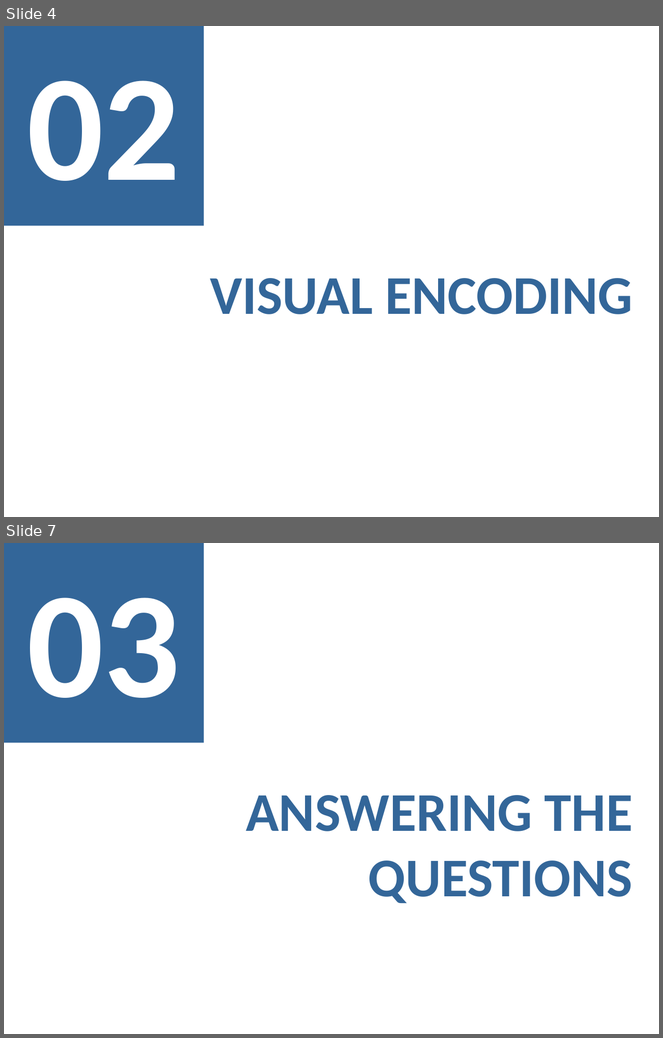
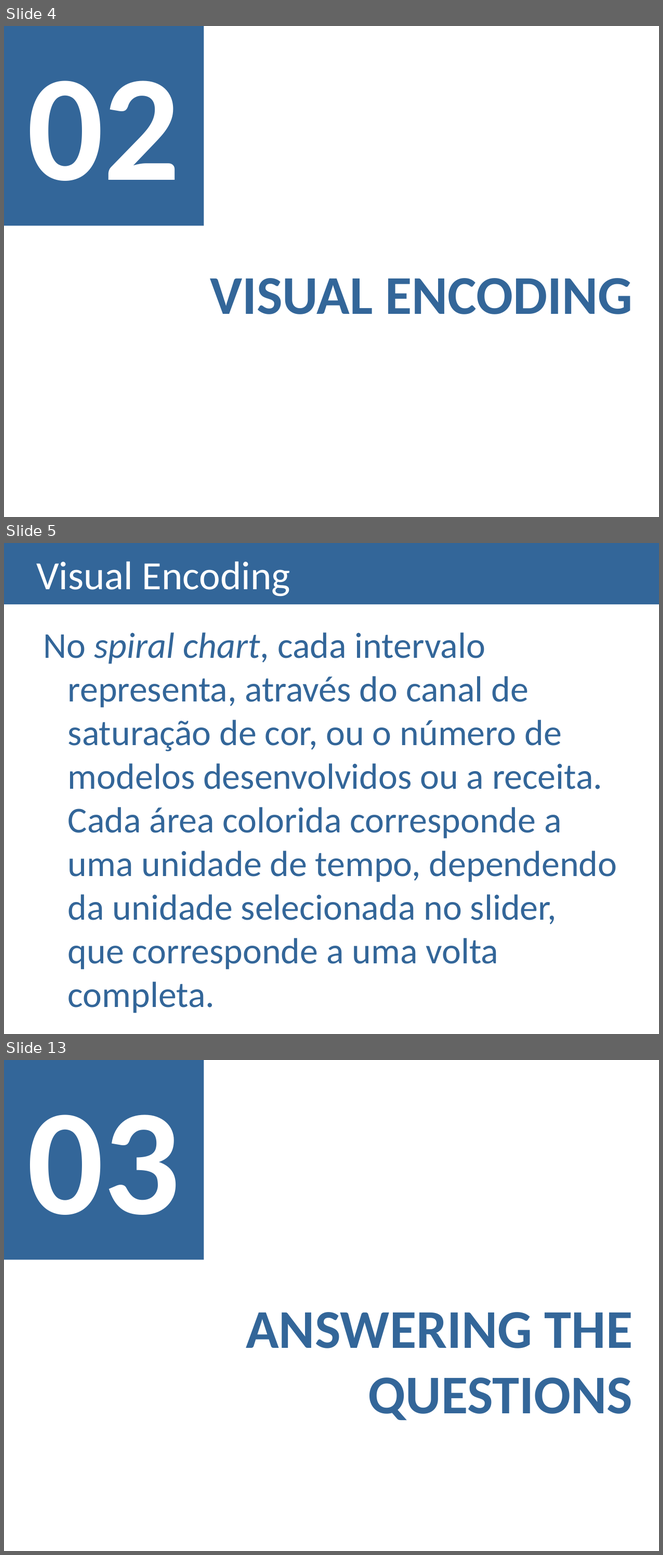
Before and after one commit to isabelSoares/IV-2021, a slide deck: Checkpoints Outline/Checkpoint 3/Checkpoint 3 - G16.pptx. Shown one above the other, each under a label of ours: slides 4 and 7 before the commit, slides 4, 5 and 13 after it; the slides between them are not shown. The pictures are 663x1038 and 663x1555 pixels, drawn with LibreOffice and Linux fonts; fonts in the diff are those of the drawing. Boxes give left, top, right and bottom in pixels: in the first picture for what was removed or moved away, otherwise in the second. Text is boxed around its words. In the diff, an @@ line names an element or a change of style, - is before the commit and + after.

```diff
--- a/Checkpoints Outline/Checkpoint 3/Checkpoint 3 - G16.pptx
+++ b/Checkpoints Outline/Checkpoint 3/Checkpoint 3 - G16.pptx
@@ slide 5 added at (x1=4, y1=543, x2=659, y2=1034), background #FFFFFF @@
@@ title added at (x1=4, y1=543, x2=659, y2=604), fill #336699, 44 pt, text #FFFFFF @@
+Visual Encoding
@@ text added at (x1=44, y1=632, x2=618, y2=970), 40 pt, text #336699 @@
+No spiral chart, cada intervalo representa, através do canal de saturação de cor, ou o número de modelos desenvolvidos ou a receita. Cada área colorida corresponde a uma unidade de tempo, dependendo da unidade selecionada no slider, que corresponde a uma volta completa.
@@ what was slide 7 is now slide 13 @@
```
Also in this commit, not shown: 23 other slides added, 4 slides removed, 2 other files.
